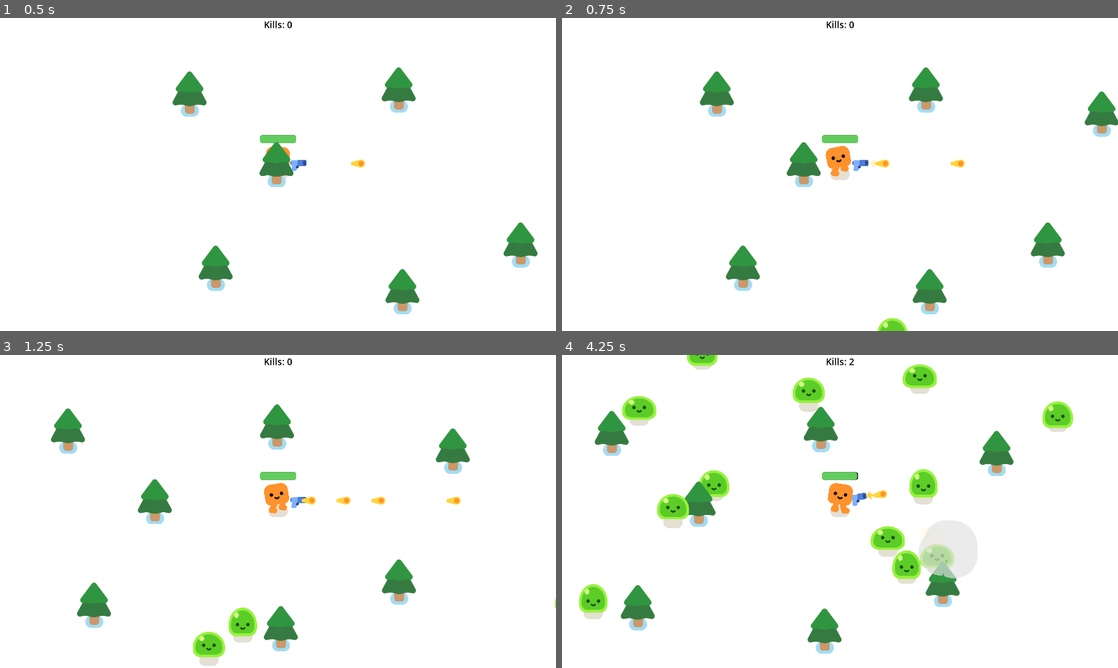
Above: before the commit, frames 1-4 (two rows, left to right).
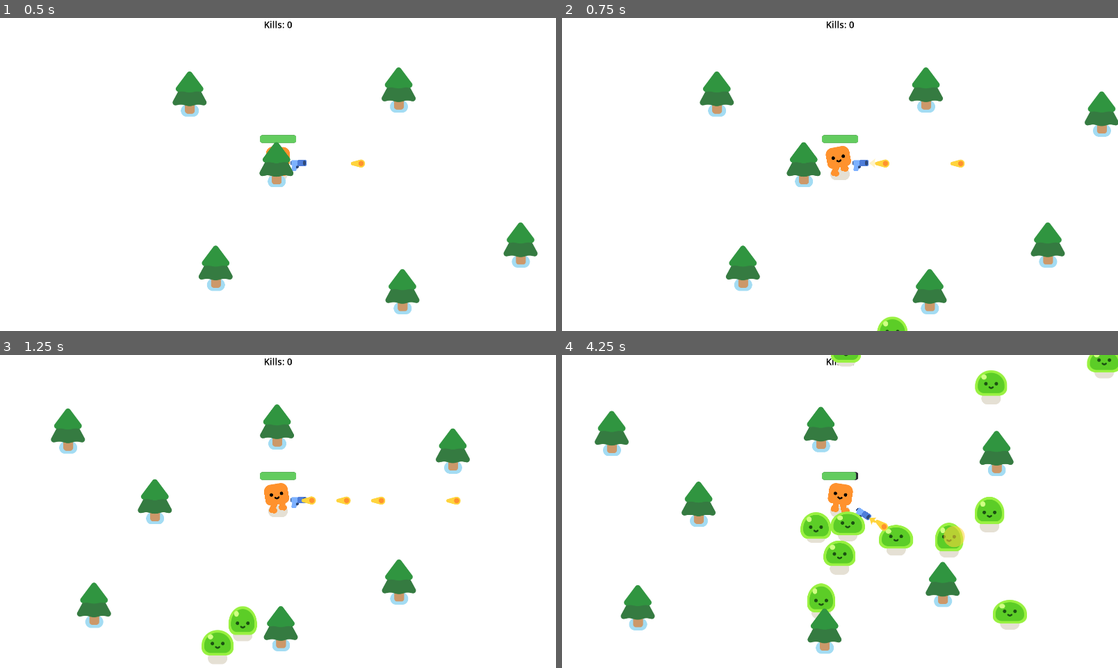
Above: after the commit, the same moments.

Repository: Oosh74/vampire-survivor-like-project
Game: Godot game, scene res://survivor_game.tscn
Same seed, same stepped clock (60 frames per second), same inputs: the game is played once before the commit and once after it. Sound files missing from this copy of the repository are replaced by a short silence.
Inputs:
- Up to frame 1 (0.5 s): no input
- Up to frame 2 (0.75 s): hold D (move_right) from 0.53 s (still down)
- Up to frame 3 (1.25 s): keep holding D (move_right)
- Up to frame 4 (4.25 s): release D (move_right) at 1.28 s; hold S (move_down) 1.28-2.03 s; hold D (move_right) 2.03-2.78 s; hold W (move_up) 2.78-3.53 s; hold A (move_left) from 3.53 s (still down)

Frame 1 is identical in both runs. In frame 2, less than 0.1% of the frame differs, in the area x 56-63%, y 95-100%; in frame 3, 0.7%; in frame 4, 9.7%, in the area x 3-100%, y 0-88%.

Commit message:
Added some sounds and polish

Diff:
--- a/default_bus_layout.tres
+++ b/default_bus_layout.tres
@@ -1,3 +1,15 @@
 [gd_resource type="AudioBusLayout" format=3 uid="uid://c0r1synmqj70v"]
 
 [resource]
+bus/1/name = &"Music"
+bus/1/solo = false
+bus/1/mute = false
+bus/1/bypass_fx = false
+bus/1/volume_db = 3.440256
+bus/1/send = &"Master"
+bus/2/name = &"SFX"
+bus/2/solo = false
+bus/2/mute = false
+bus/2/bypass_fx = false
+bus/2/volume_db = -0.9237509
+bus/2/send = &"Master"
--- a/gun.tscn
+++ b/gun.tscn
@@ -47,5 +47,7 @@
 
 [node name="laser" type="AudioStreamPlayer2D" parent="." unique_id=2109366051]
 stream = SubResource("AudioStreamRandomizer_8iju2")
+volume_db = -13.565
+bus = &"SFX"
 
 [connection signal="timeout" from="Timer" to="." method="_on_timer_timeout"]
--- a/mob.gd
+++ b/mob.gd
@@ -4,6 +4,8 @@
 
 var health = 3
 
+@onready var mob_damage: AudioStreamPlayer2D = $MobDamage
+@onready var mob_died_sfx: AudioStreamPlayer2D = $MobDied
 
 #annotation shorthand for ready function:
 @onready var player = get_node("/root/Game/Player")
@@ -22,8 +24,13 @@
 
 func take_damage():
 	$Slime.play_hurt()
+	mob_damage.play()
 	health -= 1
 	if health == 0:
+		mob_died_sfx.reparent(get_parent())
+		mob_died_sfx.global_position = global_position
+		mob_died_sfx.play()
+		mob_died_sfx.finished.connect(mob_died_sfx.queue_free)
 		const SMOKE_EXPLOSION = preload("uid://dhmhmrth6rdce")
 		var smoke = SMOKE_EXPLOSION.instantiate()
 		get_parent().add_child(smoke)
--- a/mob.tscn
+++ b/mob.tscn
@@ -2,6 +2,8 @@
 
 [ext_resource type="PackedScene" uid="uid://ogik4s70pgwl" path="res://characters/slime/slime.tscn" id="1_dy6sc"]
 [ext_resource type="Script" uid="uid://d07l5xwryn2cx" path="res://mob.gd" id="1_nokgg"]
+[ext_resource type="AudioStream" uid="uid://b2ssx05j4wg2n" path="res://sounds/UIGlitch_MedDmg_HA_HealthDmg_01.wav" id="3_ubaqv"]
+[ext_resource type="AudioStream" uid="uid://dys8y1p6b4thg" path="res://sounds/freesound_community-poof-of-smoke-87381.mp3" id="4_p11y5"]
 
 [sub_resource type="CircleShape2D" id="CircleShape2D_nokgg"]
 radius = 2.7115493
@@ -20,3 +22,10 @@
 [node name="Slime" parent="." unique_id=2008890567 instance=ExtResource("1_dy6sc")]
 unique_name_in_owner = true
 position = Vector2(0, -1)
+
+[node name="MobDamage" type="AudioStreamPlayer2D" parent="." unique_id=1359887762]
+stream = ExtResource("3_ubaqv")
+bus = &"SFX"
+
+[node name="MobDied" type="AudioStreamPlayer2D" parent="." unique_id=1550441794]
+stream = ExtResource("4_p11y5")
--- a/survivor_game.gd
+++ b/survivor_game.gd
@@ -2,6 +2,7 @@
 
 var score = 0
 @onready var kills: Label = %Kills
+
 
 func spawn_mob():
 	var mob = preload("uid://y38gte5o0xf8").instantiate()
--- a/survivor_game.tscn
+++ b/survivor_game.tscn
@@ -3,6 +3,7 @@
 [ext_resource type="Script" uid="uid://oj7hj4kgw31t" path="res://survivor_game.gd" id="1_5mrb7"]
 [ext_resource type="PackedScene" uid="uid://c1sx7bic4uhdj" path="res://player.tscn" id="1_8id3q"]
 [ext_resource type="PackedScene" uid="uid://c0gpy0pye4jr6" path="res://tree.tscn" id="2_kbdm8"]
+[ext_resource type="AudioStream" uid="uid://bqtq0m8pyu5um" path="res://sounds/yeahhhhh yuh.wav" id="4_5mrb7"]
 
 [sub_resource type="Curve2D" id="Curve2D_kbdm8"]
 _data = {
@@ -40,33 +41,40 @@
 [node name="Player" parent="." unique_id=2111409188 instance=ExtResource("1_8id3q")]
 position = Vector2(508, 428)
 
-[node name="Path2D" type="Path2D" parent="." unique_id=274893488]
+[node name="AudioStreamPlayer2D" type="AudioStreamPlayer2D" parent="Player" unique_id=1599198897]
+position = Vector2(-508, -428)
+stream = ExtResource("4_5mrb7")
+autoplay = true
+bus = &"Music"
+
+[node name="Path2D" type="Path2D" parent="Player" unique_id=274893488]
+position = Vector2(-508, -428)
 curve = SubResource("Curve2D_kbdm8")
 
-[node name="PathFollow2D" type="PathFollow2D" parent="Path2D" unique_id=1958619493]
+[node name="PathFollow2D" type="PathFollow2D" parent="Player/Path2D" unique_id=1958619493]
 unique_name_in_owner = true
 position = Vector2(-122, -103)
 rotation = 0.0009254972
 
-[node name="StaticBody2D" parent="." unique_id=630045576 instance=ExtResource("2_kbdm8")]
+[node name="Tree" parent="." unique_id=630045576 instance=ExtResource("2_kbdm8")]
 position = Vector2(294, 784)
 
-[node name="StaticBody2D2" parent="." unique_id=1540757199 instance=ExtResource("2_kbdm8")]
+[node name="Tree2" parent="." unique_id=1540757199 instance=ExtResource("2_kbdm8")]
 position = Vector2(1533, 252)
 
-[node name="StaticBody2D3" parent="." unique_id=772610277 instance=ExtResource("2_kbdm8")]
+[node name="Tree3" parent="." unique_id=772610277 instance=ExtResource("2_kbdm8")]
 position = Vector2(1347, 704)
 
-[node name="StaticBody2D4" parent="." unique_id=2061448360 instance=ExtResource("2_kbdm8")]
+[node name="Tree4" parent="." unique_id=2061448360 instance=ExtResource("2_kbdm8")]
 position = Vector2(504, 427)
 
-[node name="StaticBody2D5" parent="." unique_id=1269153296 instance=ExtResource("2_kbdm8")]
+[node name="Tree5" parent="." unique_id=1269153296 instance=ExtResource("2_kbdm8")]
 position = Vector2(204, 183)
 
-[node name="StaticBody2D6" parent="." unique_id=959849186 instance=ExtResource("2_kbdm8")]
+[node name="Tree6" parent="." unique_id=959849186 instance=ExtResource("2_kbdm8")]
 position = Vector2(926, 169)
 
-[node name="StaticBody2D7" parent="." unique_id=2014892391 instance=ExtResource("2_kbdm8")]
+[node name="Tree7" parent="." unique_id=2014892391 instance=ExtResource("2_kbdm8")]
 position = Vector2(939, 865)
 
 [node name="Timer" type="Timer" parent="." unique_id=2113747686]
Not shown, added: export_presets.cfg
Not shown, added: sounds/UIGlitch_MedDmg_HA_HealthDmg_01.wav.import
Not shown, added: sounds/freesound_community-poof-of-smoke-87381.mp3.import
Not shown, added: sounds/yeahhhhh yuh.wav.import
Not shown, added: sounds/UIGlitch_MedDmg_HA_HealthDmg_01.wav
Not shown, added: sounds/freesound_community-poof-of-smoke-87381.mp3
Not shown, added: sounds/yeahhhhh yuh.wav
